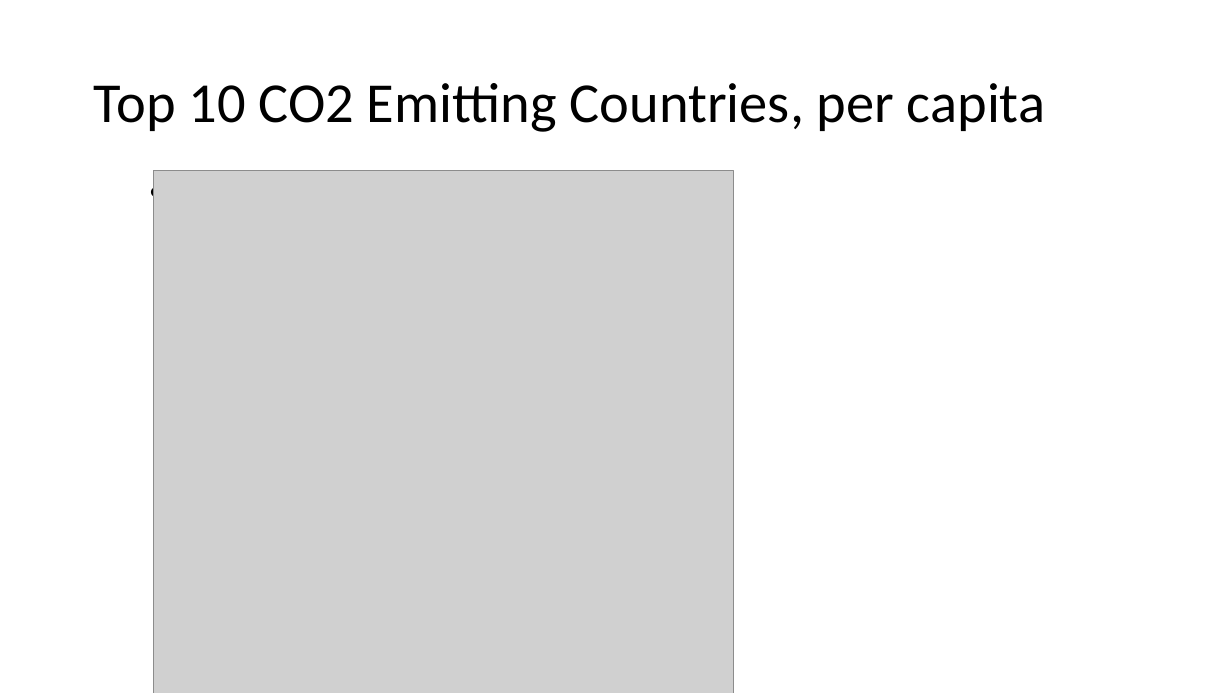
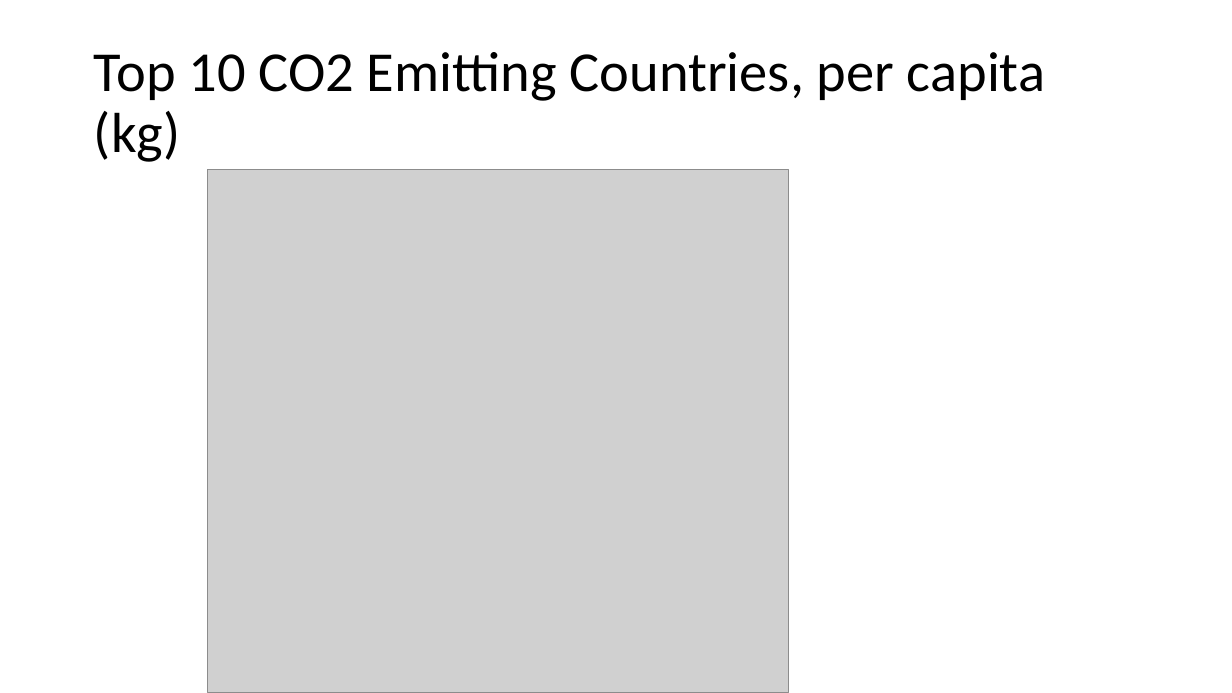
Before and after one commit to jason-hernandez-73/Project-1, a slide deck: slide 10 of project_presentation.pptx. Drawn at 1232x693 pixels with LibreOffice and Linux fonts; fonts in the diff are those of the drawing; grey boxes stand for pictures. Boxes give left, top, right and bottom in pixels: in the first picture for what was removed or moved away, otherwise in the second. Text is boxed around its words. In the diff, an @@ line names an element or a change of style, - is before the commit and + after.

```diff
--- a/project_presentation.pptx
+++ b/project_presentation.pptx
@@ title at (94,52,1045,162): text changed @@
-Top 10 CO2 Emitting Countries, per capita
+Top 10 CO2 Emitting Countries, per capita (kg)
@@ picture: place and size @@
-picture at (153,171,734,693)
+picture at (208,169,788,693)
```
Also in this commit, not shown: 1 other slide changed.
